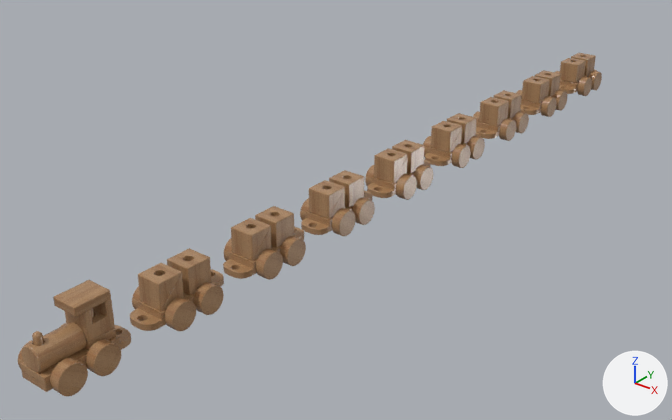
The glTF model model/trainuno.glb, before and after one commit.
Camera for both pictures: a camera (50 mm lens) standing at (0.713, -0.766, 0.572) and looking at (-0.091, 0.238, -0.051). Lighting does not change. The marker at lower right points along +X, +Y and +Z. Both versions are drawn at frame 62 of the action 'All Animations'; the numbers are the values there.
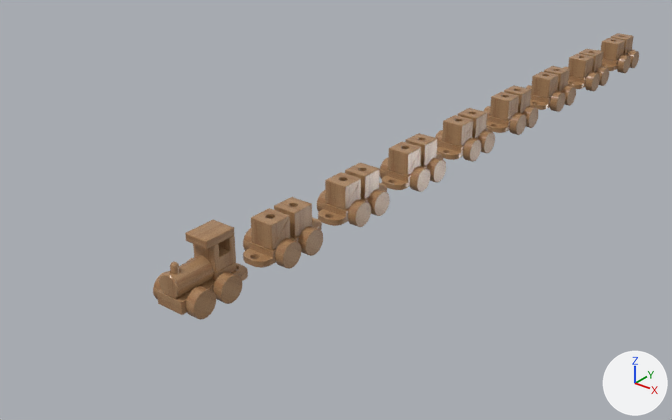
ob_group009 is not drawn itself; it is the parent of ob_neo_wooden_block_toy_train, ob_object002, ob_object001, ob_object008, ob_object011, ob_object014, ob_object017, ob_object020.

What differs and where, as boxes (x1, y1, x2, y2) in the pictures (672 x 420 px):
'Neo Wooden Block Toy Train', moved: before (20, 280, 131, 392); after (157, 219, 248, 315)
'Object001', moved: before (130, 248, 224, 331); after (243, 197, 322, 268)
'Object008', moved: before (223, 206, 304, 279); after (318, 163, 387, 226)
'Object011', moved: before (301, 170, 372, 235); after (382, 133, 443, 190)
'Object014', moved: before (367, 140, 431, 198); after (437, 108, 492, 160)
'Object017', moved: before (425, 113, 481, 166); after (486, 85, 535, 133)
'Object020', moved: before (476, 90, 525, 139); after (530, 66, 572, 110)
'Object023', moved: before (520, 70, 564, 115); after (568, 49, 605, 89)
'Object002', moved: before (18, 340, 88, 396); after (153, 271, 216, 320)
'Object026', moved: before (559, 53, 598, 94); after (601, 33, 635, 71)
'Object030', moved: before (60, 323, 121, 376); after (187, 258, 242, 304)
'Object031', moved: before (132, 286, 196, 331); after (243, 228, 301, 269)
'Object033', moved: before (224, 238, 283, 280); after (317, 190, 371, 227)
'Object032', moved: before (193, 282, 224, 315); after (298, 226, 323, 256)
'Object035', moved: before (300, 198, 356, 236); after (380, 158, 430, 192)
'Object034', moved: before (279, 236, 306, 266); after (367, 189, 390, 216)
'Object037', moved: before (365, 165, 417, 200); after (435, 130, 481, 162)
'Object036', moved: before (352, 197, 375, 225); after (427, 158, 446, 183)
'Object039', moved: before (423, 136, 471, 168); after (484, 106, 526, 135)
'Object038', moved: before (413, 165, 433, 190); after (478, 130, 495, 153)
'Object041', moved: before (473, 111, 516, 141); after (526, 85, 565, 112)
'Object040', moved: before (467, 136, 485, 160); after (523, 106, 538, 128)
'Object043', moved: before (516, 90, 557, 117); after (563, 67, 600, 92)
'Object042', moved: before (513, 111, 529, 134); after (562, 85, 576, 106)
'Object045', moved: before (554, 71, 592, 96); after (597, 50, 631, 73)
'Object044', moved: before (553, 90, 567, 111); after (596, 67, 609, 86)
'Object046', moved: before (589, 71, 602, 90); after (627, 50, 639, 68)

The edits, one by one:
Object 'Group009' (ob_group009) moves from (0.00211, 0.279, 0.0415) to (0.00211, 0.46, 0.0415).
